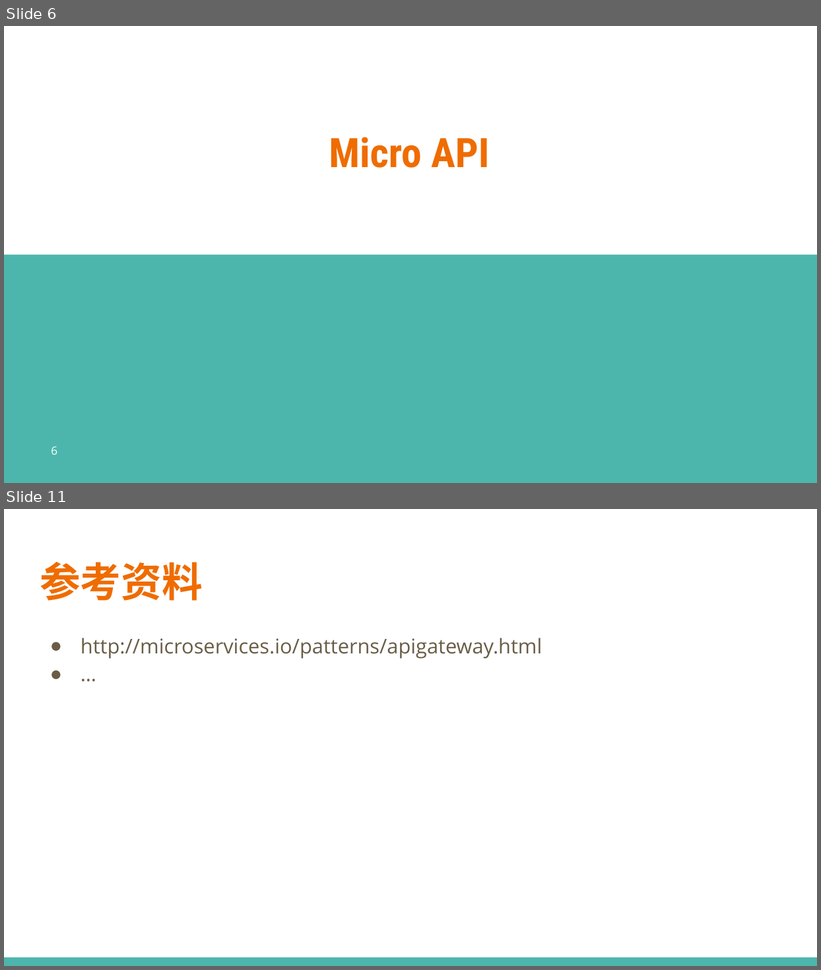
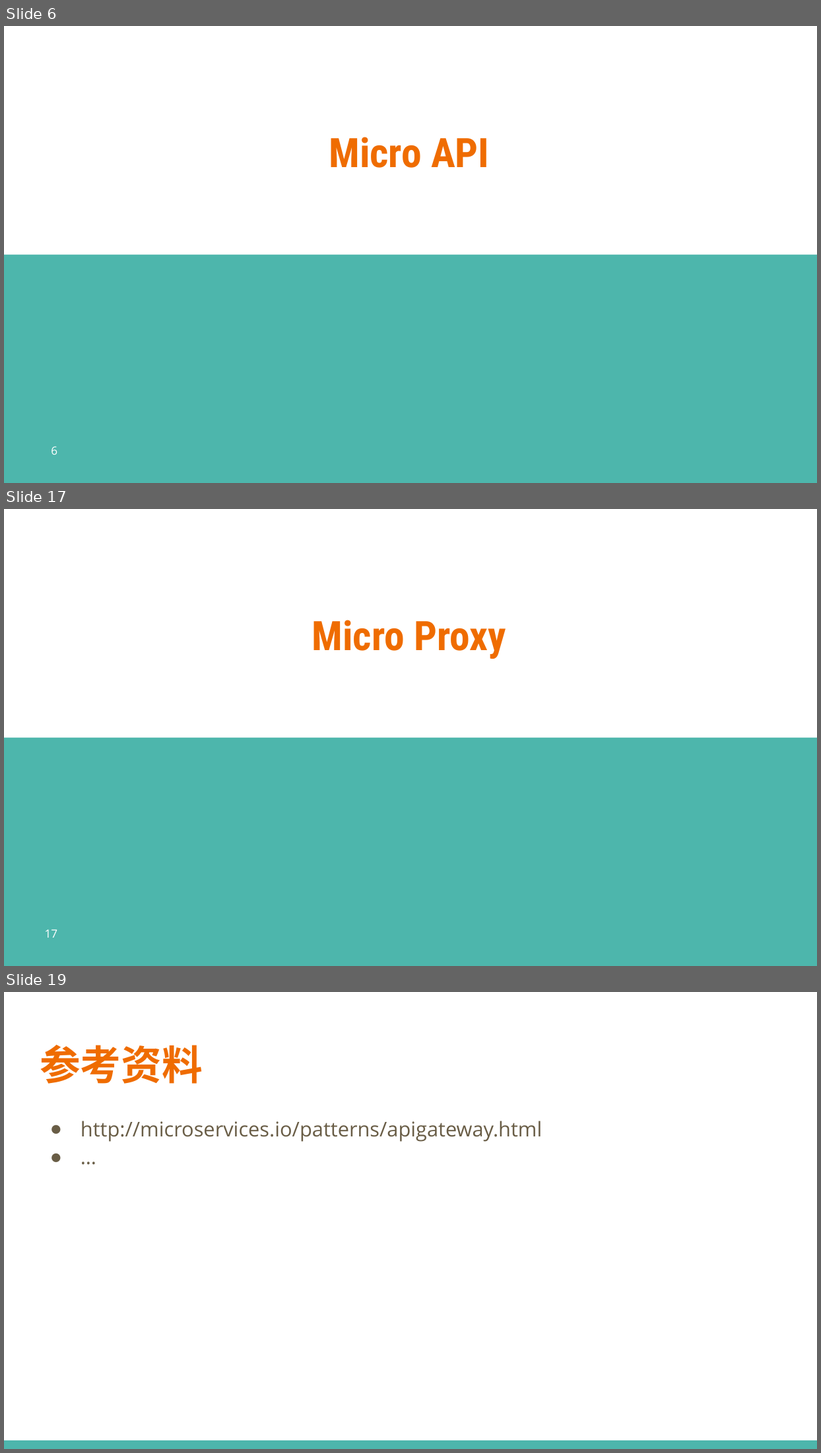
Before and after one commit to printfcoder/stack-rpc-tutorials, a slide deck: others/share/learning-go/【第三期】Micro工具集.pptx. Shown one above the other, each under a label of ours: slides 6 and 11 before the commit, slides 6, 17 and 19 after it; the slides between them are not shown. The pictures are 821x970 and 821x1453 pixels, drawn with LibreOffice and Linux fonts; fonts in the diff are those of the drawing; background and template pictures are left out. Boxes give left, top, right and bottom in pixels: in the first picture for what was removed or moved away, otherwise in the second. Text is boxed around its words. In the diff, an @@ line names an element or a change of style, - is before the commit and + after.

Commit message:
夜读资料 update Micro Proxy

```diff
--- a/others/share/learning-go/【第三期】Micro工具集.pptx
+++ b/others/share/learning-go/【第三期】Micro工具集.pptx
@@ slide 17 added at box(4, 509, 817, 966), background #FFFFFF; not listed: 1 template element that a slide beside it also shows @@
@@ title added at box(312, 620, 506, 659), 36 pt, text #EF6C00, bold @@
+Micro Proxy
@@ page number added at box(45, 929, 57, 938), 10 pt, text #FFFFFF @@
+17
@@ what was slide 11 is now slide 19 @@
```
Also in this commit, not shown: 4 slides changed, 7 other slides added, 17 other files.
